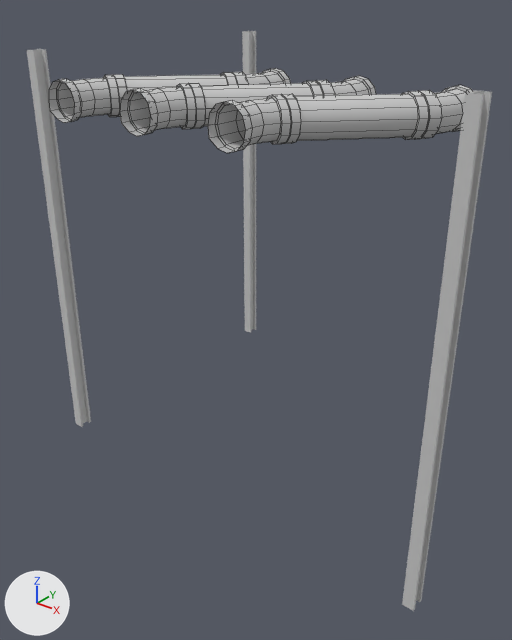
Renders of the FBX model Penteract/Assets/Level 2 Props/05 Catwalk 2/Lower_Structure_Catwalk2.fbx from each side of a commit.
One viewpoint serves both versions: a 50 mm lens placed at (2.55, -2.83, 0.23), pointed at (1.0, -0.89, -0.98). The axes (+X, +Y, +Z) are drawn at lower left. The lights are the same throughout. Mesh edges are drawn as thin lines on the coarser meshes. Where no turn or scale is listed for an object, it has been applied to the vertices.

The scene before the commit, as lines of its bpy script (objects in view):
```python
me_mesh = bpy.data.meshes.new('Mesh')
me_mesh.from_pydata(...)  # 924 vertices, 828 faces; spans x -0.211..0.821, y -0.301..0.301, z -0.059..0.06
me_mesh.materials.append(mat_big_tube_cross)  # its picture is missing
me_mesh_001 = bpy.data.meshes.new('Mesh.001')
me_mesh_001.from_pydata(...)  # 96 vertices, 48 faces; spans x -0.02..1.69, y -0.03..1.25, z -0.81..0.81
me_mesh_001.materials.append(mat_lower_structure_beam)  # its picture is missing
ob_big_tube_cross001 = bpy.data.objects.new('Big_Tube_Cross001', me_mesh)
ob_big_tube_cross001.location = (0.993, -1.266, -0.092)
ob_lower_structure_beam003 = bpy.data.objects.new('Lower_Structure_Beam003', me_mesh_001)
ob_lower_structure_beam003.location = (0.219, -1.184, -0.821)
```
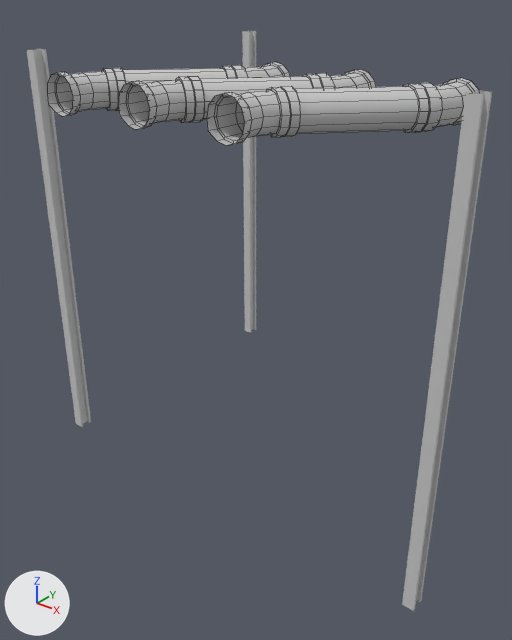
Boxes [x1, y1, x2, y2] around the edits, measured in the pictures (512 x 640 px):
'Big_Tube_Cross001', moved: before [49, 68, 473, 153]; after [47, 62, 478, 146]

The change, as a diff of the scene's bpy script:
```diff
--- a/Penteract/Assets/Level 2 Props/05 Catwalk 2/Lower_Structure_Catwalk2.fbx.py
+++ b/Penteract/Assets/Level 2 Props/05 Catwalk 2/Lower_Structure_Catwalk2.fbx.py
@@ me_mesh @@
 me_mesh.from_pydata(...)  # 924 vertices, 828 faces; spans x -0.211..0.821, y -0.301..0.301, z -0.059..0.06
 # used by ob_big_tube_cross001; location = (0.993, -1.266, -0.092)
+# me_mesh part 1: the whole mesh is moved by (-0.305, 0.0, 0.0)
 me_mesh.materials.append(mat_big_tube_cross)
@@ ob_big_tube_cross001 @@
 ob_big_tube_cross001 = bpy.data.objects.new('Big_Tube_Cross001', me_mesh)
-ob_big_tube_cross001.location = (0.993, -1.266, -0.092)
+ob_big_tube_cross001.location = (1.299, -1.269, -0.073)
```
